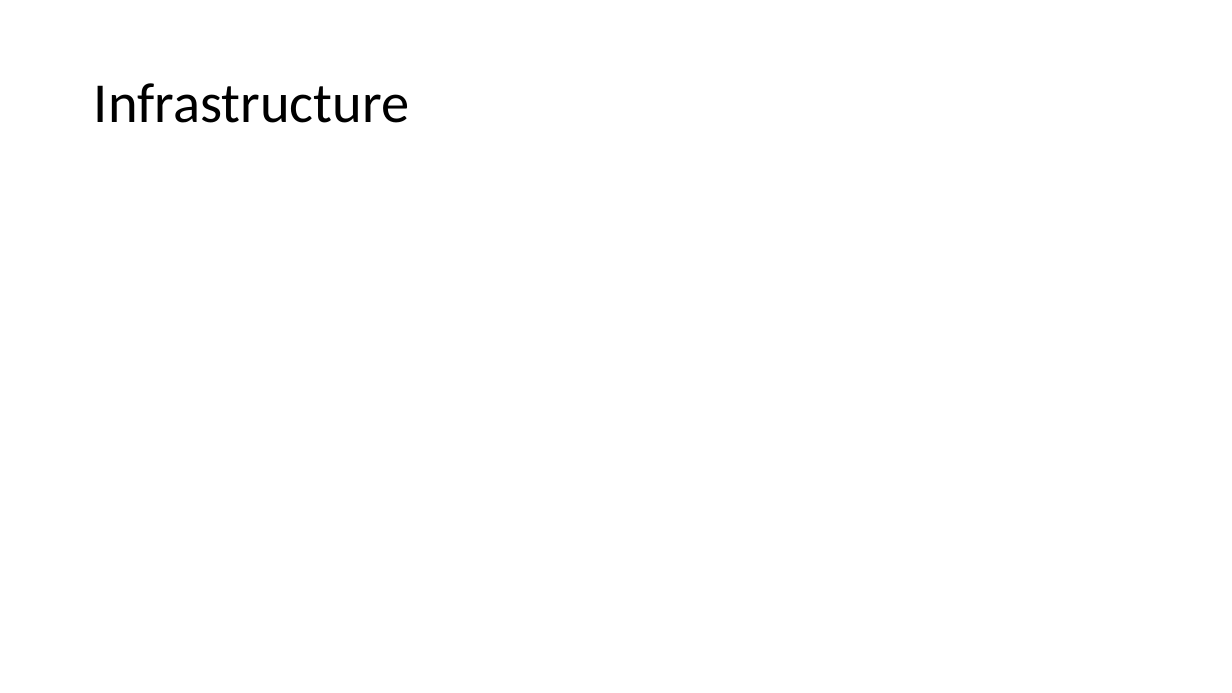
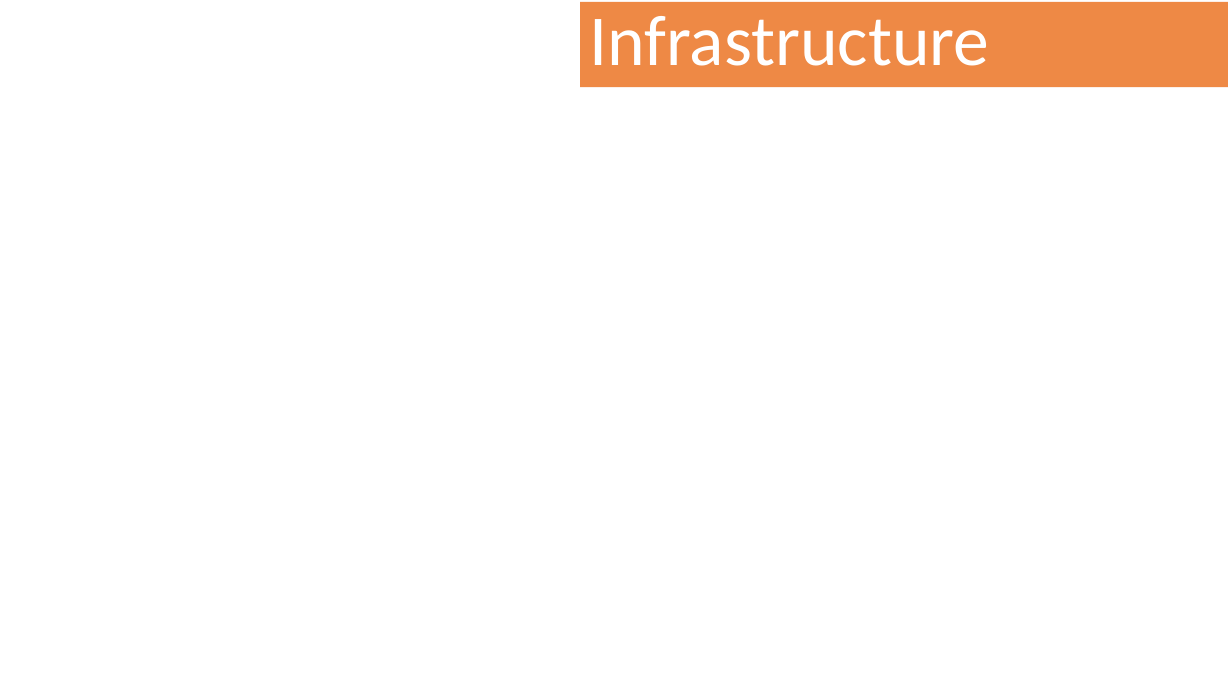
Before and after one commit to Blocks365/blockchain-vacation, a slide deck: slide 22 of ethereum/media/March 2020 presentation.pptx (slide 21 before the commit). Drawn at 1232x693 pixels with LibreOffice and Linux fonts; fonts in the diff are those of the drawing; background and template pictures are left out. Boxes give left, top, right and bottom in pixels: in the first picture for what was removed or moved away, otherwise in the second. Text is boxed around its words. In the diff, an @@ line names an element or a change of style, - is before the commit and + after.

```diff
--- a/ethereum/media/March 2020 presentation.pptx
+++ b/ethereum/media/March 2020 presentation.pptx
@@ rectangle "Infrastructure" resized from (x1=94, y1=83, x2=409, y2=123) to (x1=580, y1=2, x2=1228, y2=87) @@
@@ rectangle "Infrastructure" at (x1=580, y1=2, x2=1228, y2=87): size 44 to 55.8 pt, text colour #000000 to #FFFFFF; line spacing 0.9 to 0.8; fill none to #ED7D31 at 90% opacity @@
@@ rectangle added at (x1=121, y1=90, x2=1232, y2=603), fill #FFFFFF at 90% opacity @@
```
Also in this commit, not shown: 21 other slides changed, 9 slides added, 2 slides removed, 1 other file.
